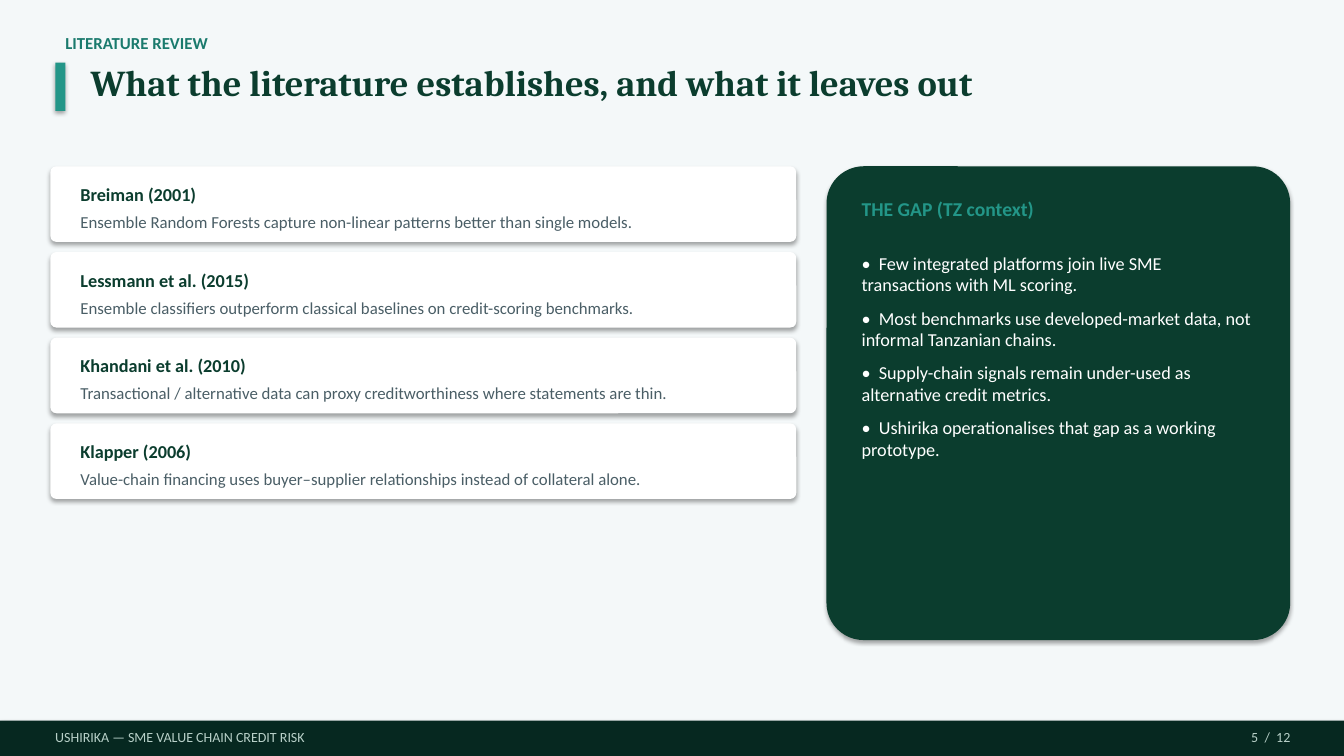
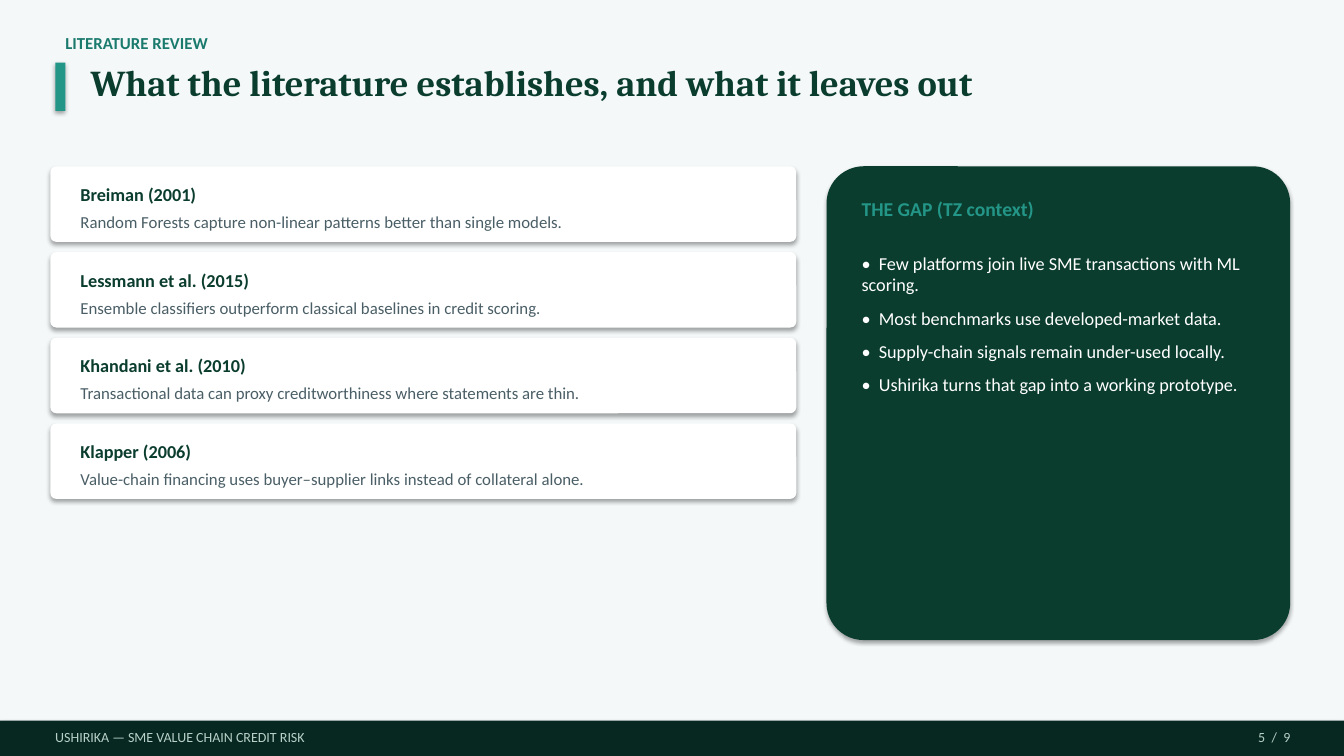
Before and after one commit to Dmmkuliku/ushirika-sme-credit, a slide deck: slide 5 of Presentation/Ushirika_Group15_Defence_v13.pptx. Drawn at 1344x756 pixels with LibreOffice and Linux fonts; fonts in the diff are those of the drawing. Boxes give left, top, right and bottom in pixels: in the first picture for what was removed or moved away, otherwise in the second. Text is boxed around its words. In the diff, an @@ line names an element or a change of style, - is before the commit and + after.

```diff
--- a/Presentation/Ushirika_Group15_Defence_v13.pptx
+++ b/Presentation/Ushirika_Group15_Defence_v13.pptx
@@ text at (x1=80, y1=216, x2=562, y2=231): text changed @@
-Ensemble Random Forests capture non-linear patterns better than single models.
+Random Forests capture non-linear patterns better than single models.
@@ text at (x1=862, y1=257, x2=1240, y2=394): text changed @@
-• Few integrated platforms join live SME transactions with ML scoring.
-• Most benchmarks use developed-market data, not informal Tanzanian chains.
-• Supply-chain signals remain under-used as alternative credit metrics.
-• Ushirika operationalises that gap as a working prototype.
+• Few platforms join live SME transactions with ML scoring.
+• Most benchmarks use developed-market data.
+• Supply-chain signals remain under-used locally.
+• Ushirika turns that gap into a working prototype.
@@ text at (x1=80, y1=302, x2=540, y2=317): text changed @@
-Ensemble classifiers outperform classical baselines on credit-scoring benchmarks.
+Ensemble classifiers outperform classical baselines in credit scoring.
@@ text at (x1=80, y1=387, x2=579, y2=402): text changed @@
-Transactional / alternative data can proxy creditworthiness where statements are thin.
+Transactional data can proxy creditworthiness where statements are thin.
@@ text at (x1=80, y1=473, x2=584, y2=488): text changed @@
-Value-chain financing uses buyer–supplier relationships instead of collateral alone.
+Value-chain financing uses buyer–supplier links instead of collateral alone.
@@ text at (x1=1258, y1=733, x2=1290, y2=742): text changed @@
-5 / 12
+5 / 9
```
Also in this commit, not shown: 6 other slides changed, 2 slides added, 5 slides removed, 3 other files.
